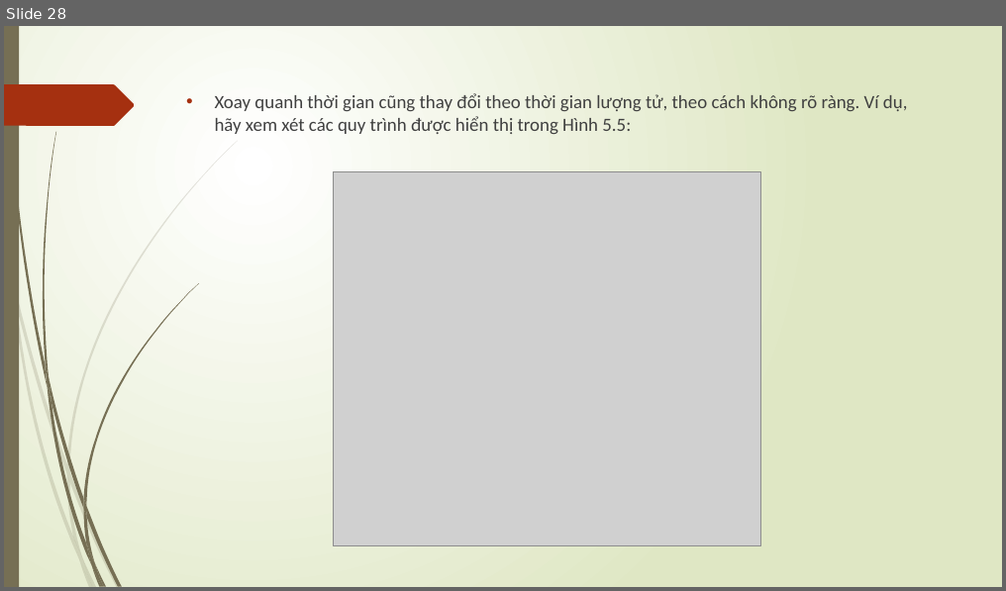
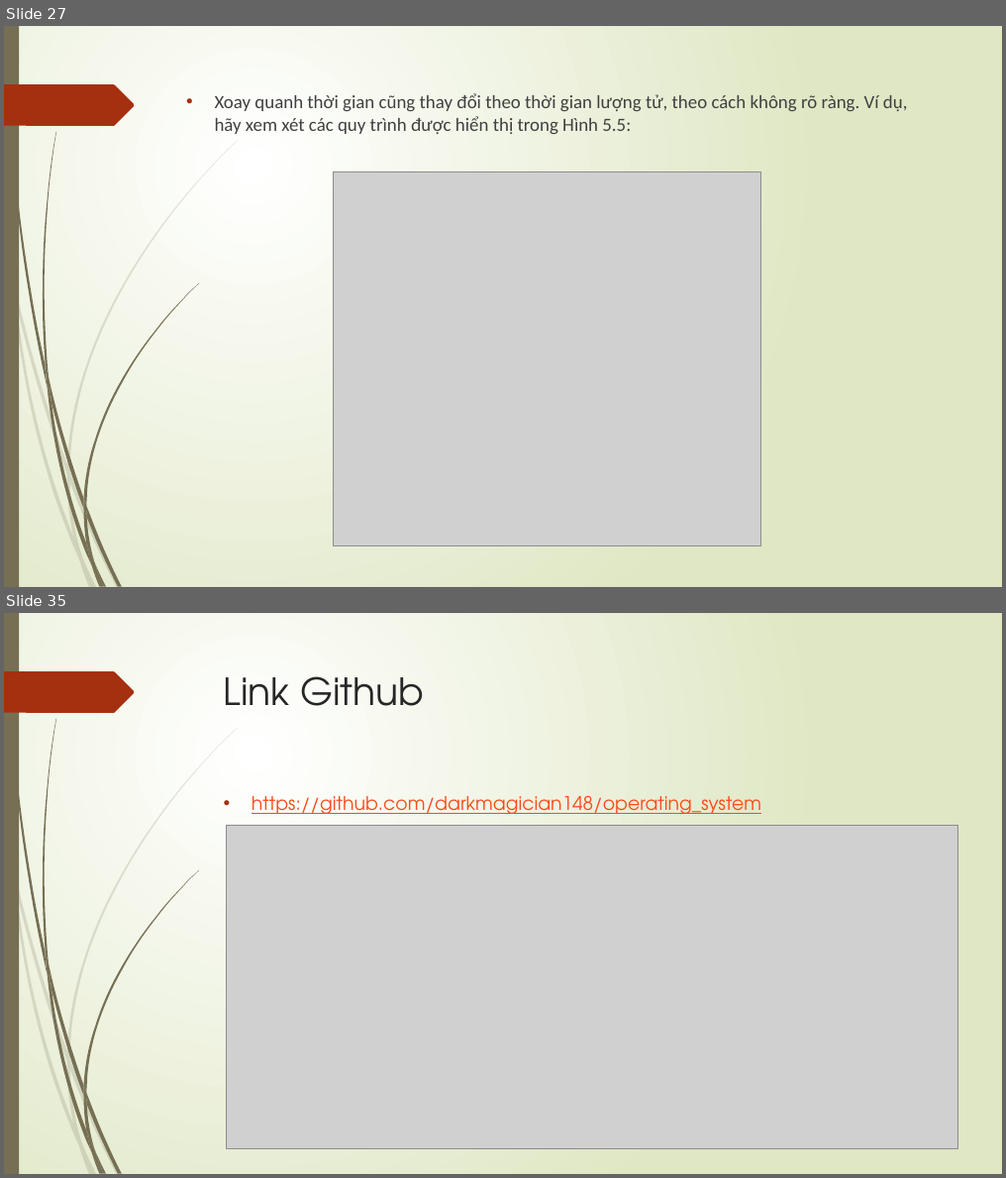
Before and after one commit to darkmagician148/operating_system, a slide deck: Scheduling-linux.pptx. Shown one above the other, each under a label of ours: slide 28 before the commit, slides 27 and 35 after it; the slides between them are not shown. The pictures are 1006x591 and 1006x1178 pixels, drawn with LibreOffice and Linux fonts; fonts in the diff are those of the drawing; grey boxes stand for pictures. Boxes give left, top, right and bottom in pixels: in the first picture for what was removed or moved away, otherwise in the second. Text is boxed around its words. In the diff, an @@ line names an element or a change of style, - is before the commit and + after.

```diff
--- a/Scheduling-linux.pptx
+++ b/Scheduling-linux.pptx
@@ slide 35 added at box(4, 613, 1002, 1174), background gradient #FFFFFF to #DFE8C4; not listed: 24 template elements that a slide beside it also shows @@
@@ title added at box(224, 676, 424, 706), 36 pt, text #262626 @@
+Link Github
@@ text added at box(252, 796, 761, 814), 18 pt, text #FB4A18, underline @@
+• https://github.com/darkmagician148/operating_system
@@ picture added at box(227, 826, 958, 1150) @@
@@ what was slide 28 is now slide 27 @@
```
Also in this commit, not shown: 8 slides changed, 8 other slides added, 3 slides removed.
